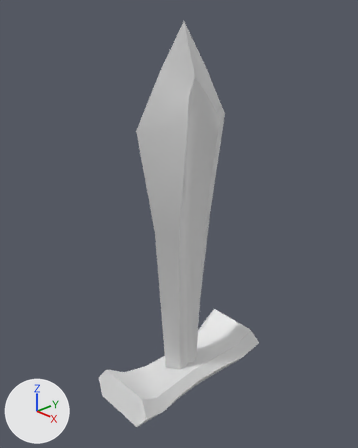
An edit to the Blender file Blender - entendendo o Box Modeling/sword.blend, drawn before and after from the same camera.
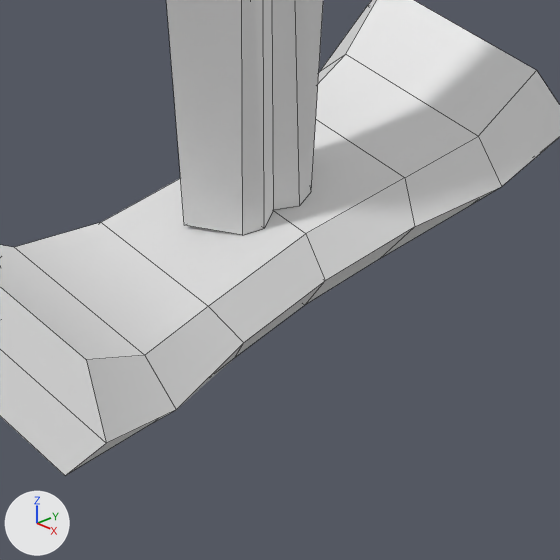
Old and new are each drawn whole from a 50 mm camera at (1.91, -1.84, 1.77) aimed at (-0.04, 0.0, 0.58) and again close up on the part from 34% to 72% of the width and 70% to 100% of the height. Arrows for +X, +Y and +Z are at lower left; the lights stay in place. The close-ups show mesh edges as thin lines.

Names of what the first close-up shows: 'Blade', 'Hilt'.
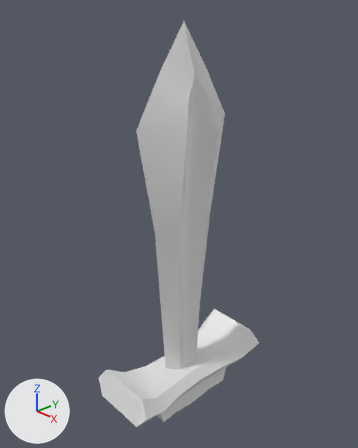
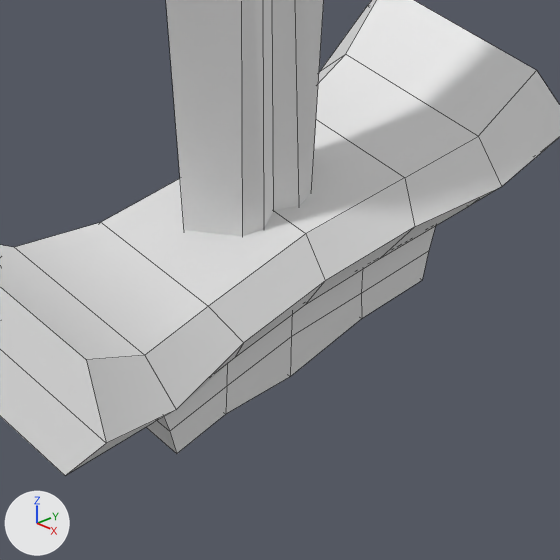
Location of each change, (x1, y1, x2, y2) in pixels of the close-ups (560 x 560 px):
'Hilt', reshaped, modifiers changed
    both: (0, 0, 560, 475)
part 1 of me_cube, built on
    after: (0, 179, 435, 475)

Diff of the bpy script that builds the scene:
```diff
--- a/Blender - entendendo o Box Modeling/sword.blend.py
+++ b/Blender - entendendo o Box Modeling/sword.blend.py
@@ me_cube @@
 # used by ob_hilt; location = (0.001, -0.003, -0.458); scale = (-0.0715, -0.0715, -0.0715)
-me_cube.from_pydata(...)  # 24 vertices, 22 faces; spans x -3.31..3.31, y -7.43..0.0, z -2.35..1.08
+me_cube.from_pydata(...)  # 82 vertices, 80 faces; spans x -3.31..3.31, y -7.43..7.43, z -2.35..3.43
+# me_cube part 1
+# 4 faces are deleted
+# 58 vertices are added at x -3.31..3.31, y -4.66..7.43, z -2.35..3.43
+# 62 new faces join them
@@ ob_hilt @@
 ob_hilt.scale = (-0.0715, -0.0715, -0.0715)
-_m = ob_hilt.modifiers.new('Mirror', 'MIRROR')
-_m.use_axis = (False, True, False)
```
